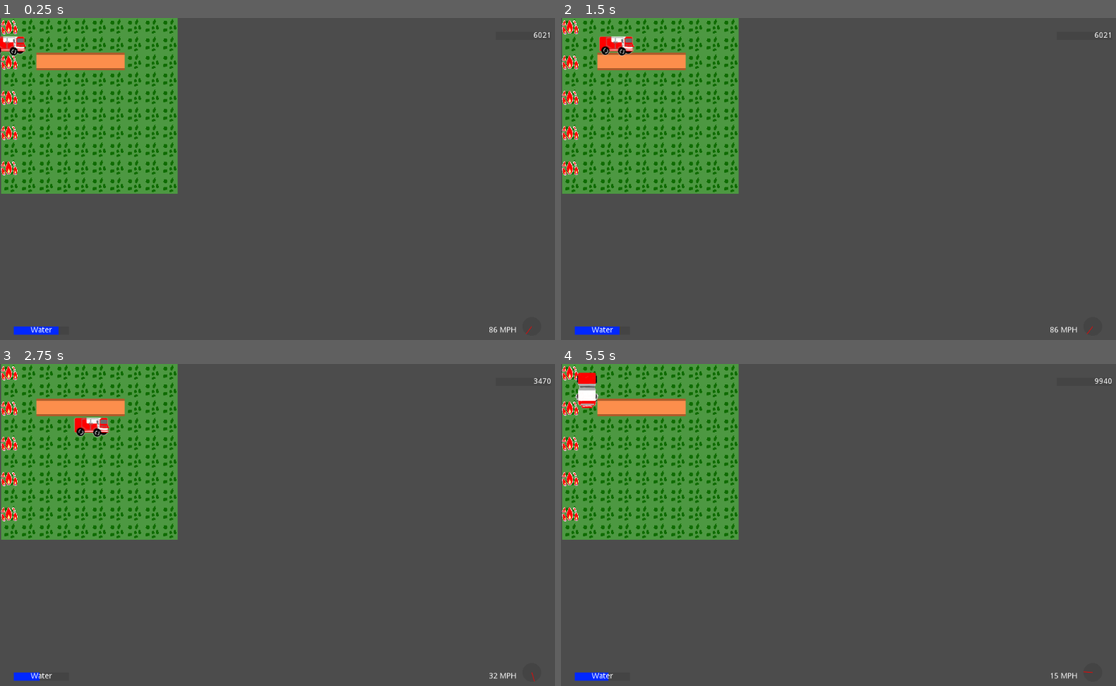
Above: before the commit, frames 1-4 (two rows, left to right).
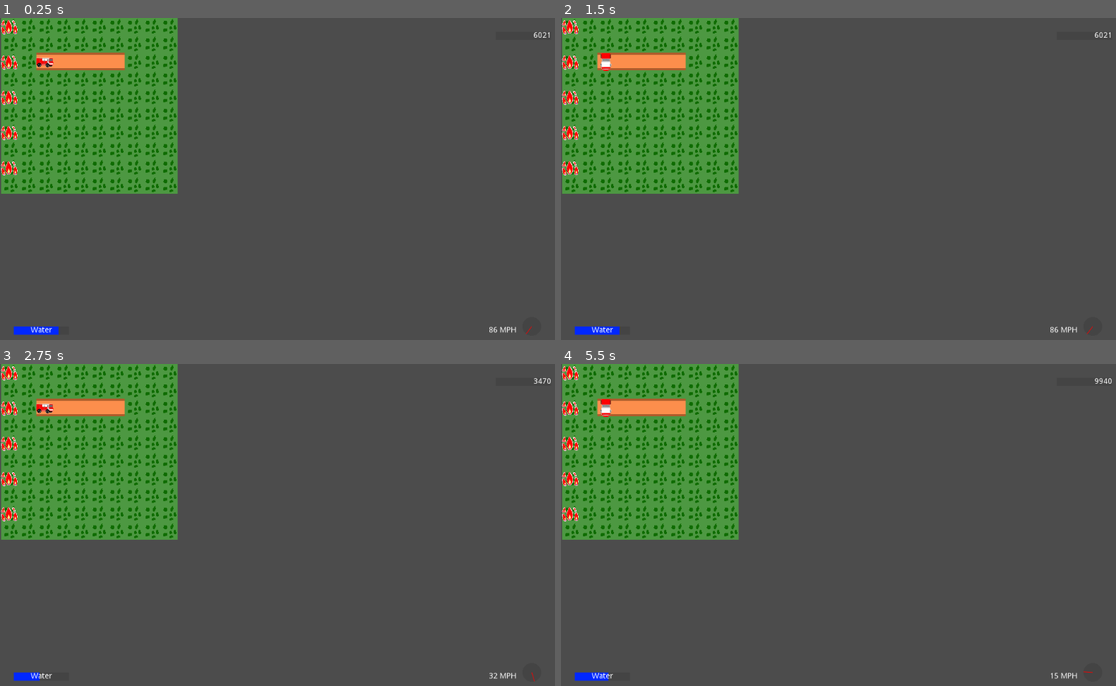
Above: after the commit, the same moments.

Repository: ConsoleCowboysInCyberspace/inferno
Game: Godot game, scene res://main_level.tscn
Same seed, same stepped clock (60 frames per second), same inputs: the game is played once before the commit and once after it.
Inputs:
- Up to frame 1 (0.25 s): no input
- Up to frame 2 (1.5 s): tap Enter at 0.5 s; hold D (truck_right) 0.53-1.28 s; hold S (truck_down) from 1.28 s (still down)
- Up to frame 3 (2.75 s): release S (truck_down) at 2.03 s; hold D (truck_right) from 2.03 s (still down)
- Up to frame 4 (5.5 s): release D (truck_right) at 2.78 s; hold W (truck_up) 2.78-3.53 s; hold A (truck_left) 3.53-5.03 s; hold S (truck_down) from 5.03 s (still down)

The runs differ from the first frame. In frame 1, 0.3% of the frame differs, in the area x 0-10%, y 5-16%; in frame 2, 0.4%; in frame 3, 0.4%; in frame 4, 0.5%, in the area x 2-10%, y 2-17%.
Error after the commit: Parse Error: Expected indented block after "for". (res://scripts/main_level.gd:89)

Commit message:
nearly empty commit for posterity before branching

Diff:
--- a/main_level.tscn
+++ b/main_level.tscn
@@ -41,4 +41,5 @@
 tile_data = PoolIntArray( 0, 0, 0, 131072, 0, 0, 262144, 0, 0, 393216, 0, 0, 524288, 0, 0 )
 
 [node name="Fire Truck" parent="." instance=ExtResource( 3 )]
-position = Vector2( 28.1633, 48.4717 )
+position = Vector2( 81.8519, 79.6196 )
+scale = Vector2( 0.5, 0.5 )
--- a/scripts/main_level.gd
+++ b/scripts/main_level.gd
@@ -6,31 +6,40 @@
 onready var worldMap: TileMap = get_node("worldMap") #TileMap node which we are using to render
 onready var fireMap: TileMap = get_node("fireMap") #TileMap of the fire that will be drawn over the world
 onready var truck = get_node("Fire Truck")
+var fireSpreadTime = 1 #timeInSeconds
 
 # Returns -1 for non-traversable tiles and out of bounds positions
 # Otherwise, returns the movementCost of the tile at the given position
+# Param: pos - Vector2 - a position on the tile grid to be checked
 func tileMoveCost(pos):
-	if(pos.x >= size.x || pos.x < 0 || pos.y >= size.y || pos.y < 0): # are we out of the grid?
+	if tileInbounds(pos): # are we out of the grid?
 		return -1
 	else:
-		#return 1
 		return tiles[pos.y][pos.x].movementCost
 
+
 func tileInbounds(tilePos):
-	return worldMap.get_cellv(tilePos) != -1
+	return worldMap.get_cellv(tilePos) != TileMap.INVALID_CELL
 
+# Returns the position of the tile in the grid that contains the given coordinates
+# Param: tilePos - Vector2
+# Return: Vector2
 func tileToWorld(tilePos):
 	var retCoord = worldMap.map_to_world(tilePos)
 	retCoord.x +=cellSize/2
 	retCoord.y +=cellSize/2
 	return retCoord
+
+# Returns the coordinates of the center of the tile at the given position
+# Param: worldPos - Vector2
+# Return: Vector2
 func worldToTile(worldPos):
 	return worldMap.world_to_map(worldPos)
 
 # Constructs a new internal tile object matching the tile in gridMap at the given position
 func getInternalTile(tileMap, pos, nameMap):
 	var id = tileMap.get_cellv(pos)
-	#assert(id != 0, "someone should really make sure that the map has no holes in it")
+	assert(id != -1, "someone should really make sure that the map has no holes in it")
 	var tile = Internal_Tile.new(nameMap[id])
 	tile.pos = pos
 	return tile
@@ -57,6 +66,20 @@
 		tiles.append(row)
 	truck.customInit()
 
+func fireSpread():
+
+	var nextFireLevelsArr = [] #2d arr
+	for y in range(size.y):
+		var row = []
+		for x in range(size.x):
+			var fireStats = [tiles[y][x].fireLevel, tiles[y][x].fireResistance]
+			row.append(fireStats)
+			nextFireLevelsArr.append(row)
+
+	for y in range(size.y):
+		for x in range(size.x):
+
+
 # Called every frame. 'delta' is the elapsed time since the previous frame.
 #func _process(delta):
 #	pass
